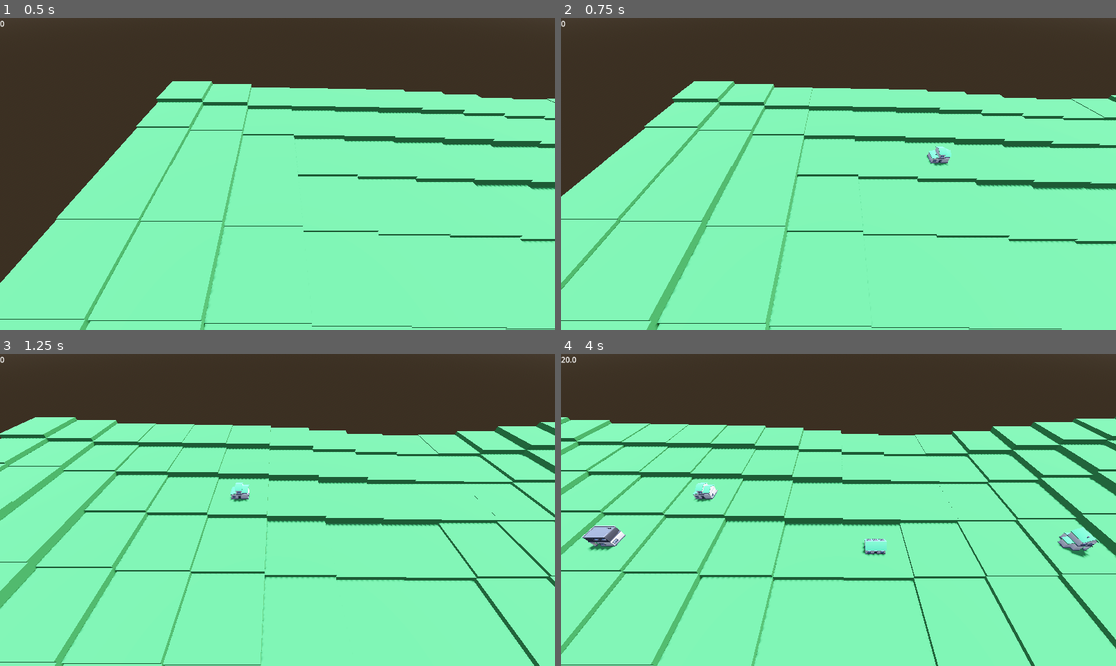
Above: before the commit, frames 1-4 (two rows, left to right).
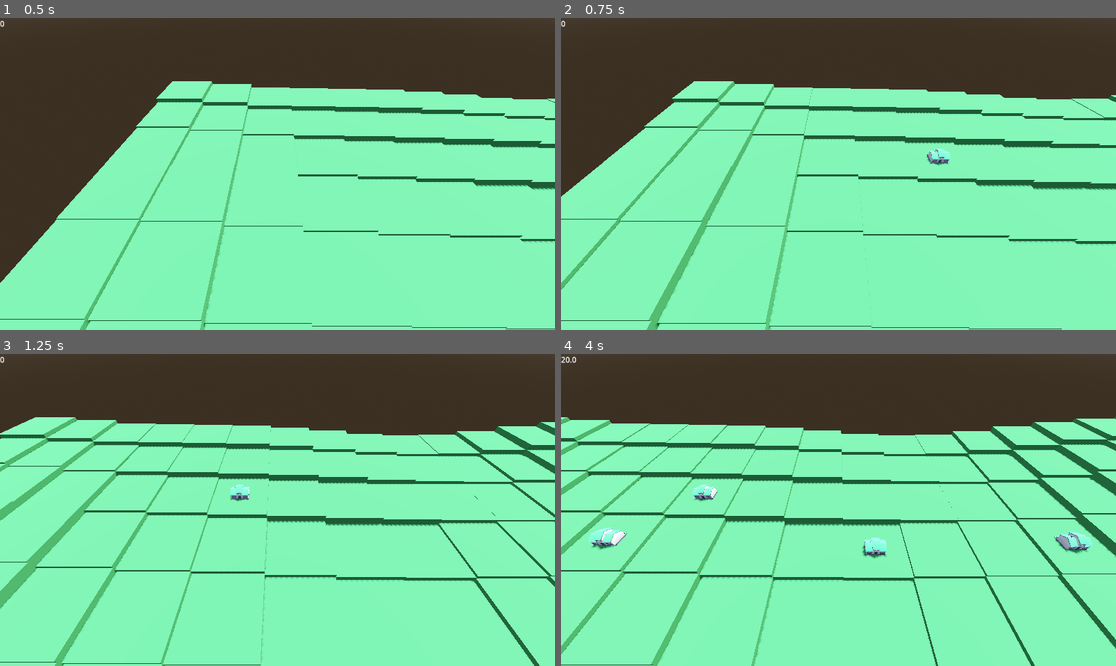
Above: after the commit, the same moments.

Repository: SnappyTheKing/Science-City-builder
Game: Godot game, scene res://Scenes/Game.tscn
Same seed, same stepped clock (60 frames per second), same inputs: the game is played once before the commit and once after it.
Inputs (mouse positions are in pixels of both pictures, inside the frame that each line leads up to):
- Up to frame 1 (0.5 s): no input
- Up to frame 2 (0.75 s): tap Enter at 0.5 s; move the mouse to (960, 158) at 0.52 s; hold D (right) from 0.53 s (still down); click (960, 158) at 0.67 s
- Up to frame 3 (1.25 s): keep holding D (right)
- Up to frame 4 (4 s): move the mouse to (727, 525) at 1.27 s; release D (right) at 1.28 s; hold S (backwards) 1.28-2.03 s; click (727, 525) at 1.42 s; move the mouse to (894, 441) at 2.02 s; hold D (right) 2.03-2.78 s; click (894, 441) at 2.17 s; move the mouse to (810, 572) at 2.77 s; hold W (forwards) 2.78-3.53 s; click (810, 572) at 2.92 s; move the mouse to (1005, 556) at 3.52 s; hold A (left) from 3.53 s (still down); click (1005, 556) at 3.67 s

Frame 1 is identical in both runs. In frame 2, 0.1% of the frame differs, in the area x 65-71%, y 41-48%; in frame 3, less than 0.1%; in frame 4, 0.9%, in the area x 3-97%, y 41-66%.

Commit message:
Made the buildings resources
Remember to apply Apartment code to the others

Diff:
--- a/science-game/Scenes/appartment.tscn
+++ b/science-game/Scenes/appartment.tscn
@@ -1,3 +1,19 @@
-[gd_scene format=3 uid="uid://dwqfatthj12n2"]
+[gd_scene load_steps=5 format=3 uid="uid://dwqfatthj12n2"]
+
+[ext_resource type="Script" uid="uid://in0dbq344utr" path="res://Scripts/Buildings/appartment.gd" id="1_tva5d"]
+[ext_resource type="PackedScene" uid="uid://crthncqnwhp3t" path="res://Assets/Comercial/building-j.glb" id="2_3mdwg"]
+[ext_resource type="Script" uid="uid://ip6wm6fhc5j2" path="res://Scripts/Resources/appartment_class.gd" id="2_qjh83"]
+
+[sub_resource type="Resource" id="Resource_7dvuk"]
+script = ExtResource("2_qjh83")
+mesh = ExtResource("2_3mdwg")
+metadata/_custom_type_script = "uid://ip6wm6fhc5j2"
 
 [node name="Appartment" type="Node3D"]
+script = ExtResource("1_tva5d")
+appartment_options = Array[ExtResource("2_qjh83")]([SubResource("Resource_7dvuk")])
+
+[node name="Money_Timer" type="Timer" parent="."]
+autostart = true
+
+[connection signal="timeout" from="Money_Timer" to="." method="_on_money_timer_timeout"]
--- /dev/null
+++ b/science-game/Scenes/comercial.tscn
@@ -0,0 +1,3 @@
+[gd_scene format=3 uid="uid://ben0mvhbxxlld"]
+
+[node name="Comercial" type="Node3D"]
--- a/science-game/Scenes/house.tscn
+++ b/science-game/Scenes/house.tscn
@@ -1,32 +1,17 @@
-[gd_scene load_steps=23 format=3 uid="uid://dc5i0ibmtq5ei"]
+[gd_scene load_steps=5 format=3 uid="uid://dc5i0ibmtq5ei"]
 
-[ext_resource type="Script" uid="uid://di1tkqgvslxjg" path="res://Scripts/house.gd" id="1_218mn"]
+[ext_resource type="Script" uid="uid://di1tkqgvslxjg" path="res://Scripts/Buildings/house.gd" id="1_218mn"]
+[ext_resource type="Script" uid="uid://dceowduh476bp" path="res://Scripts/Resources/house_class.gd" id="2_3jr7h"]
 [ext_resource type="PackedScene" uid="uid://jqxpr1dvby85" path="res://Assets/Residential/building-type-a.glb" id="2_cx658"]
-[ext_resource type="PackedScene" uid="uid://cn6iyfnf6g0sv" path="res://Assets/Residential/building-type-b.glb" id="3_g3br3"]
-[ext_resource type="PackedScene" uid="uid://j2dbytirifld" path="res://Assets/Residential/building-type-c.glb" id="4_rss08"]
-[ext_resource type="PackedScene" uid="uid://2xa3mckvfvgd" path="res://Assets/Residential/building-type-d.glb" id="5_lv2cm"]
-[ext_resource type="PackedScene" uid="uid://mgmwefgjsox1" path="res://Assets/Residential/building-type-e.glb" id="6_qabsv"]
-[ext_resource type="PackedScene" uid="uid://dpi1jaqh8sa54" path="res://Assets/Residential/building-type-f.glb" id="7_mukck"]
-[ext_resource type="PackedScene" uid="uid://cu0gii2wlxcjs" path="res://Assets/Residential/building-type-g.glb" id="8_ga0bc"]
-[ext_resource type="PackedScene" uid="uid://ct60ixh5otb1l" path="res://Assets/Residential/building-type-h.glb" id="9_wig7y"]
-[ext_resource type="PackedScene" uid="uid://bwgccuowyrqc1" path="res://Assets/Residential/building-type-i.glb" id="10_pxic7"]
-[ext_resource type="PackedScene" uid="uid://d1ro7w3jjodjk" path="res://Assets/Residential/building-type-j.glb" id="11_2s1ff"]
-[ext_resource type="PackedScene" uid="uid://dn7tajv70whwb" path="res://Assets/Residential/building-type-k.glb" id="12_llf5m"]
-[ext_resource type="PackedScene" uid="uid://ccdvayksjkqrl" path="res://Assets/Residential/building-type-l.glb" id="13_2khrr"]
-[ext_resource type="PackedScene" uid="uid://jmiwwpcd4bvg" path="res://Assets/Residential/building-type-m.glb" id="14_8l4j6"]
-[ext_resource type="PackedScene" uid="uid://mr31wyc7yllo" path="res://Assets/Residential/building-type-n.glb" id="15_5nq7v"]
-[ext_resource type="PackedScene" uid="uid://hpyl8318p0i2" path="res://Assets/Residential/building-type-o.glb" id="16_qm5wo"]
-[ext_resource type="PackedScene" uid="uid://dxmsnchdslxce" path="res://Assets/Residential/building-type-p.glb" id="17_u37cu"]
-[ext_resource type="PackedScene" uid="uid://b5gt4kdf8nked" path="res://Assets/Residential/building-type-q.glb" id="18_dm8pi"]
-[ext_resource type="PackedScene" uid="uid://cj5vqbmk3k5om" path="res://Assets/Residential/building-type-r.glb" id="19_qby8n"]
-[ext_resource type="PackedScene" uid="uid://b8lhbjjoipx00" path="res://Assets/Residential/building-type-s.glb" id="20_8wor2"]
-[ext_resource type="PackedScene" uid="uid://cs2b8ikfedpih" path="res://Assets/Residential/building-type-t.glb" id="21_625p0"]
-[ext_resource type="PackedScene" uid="uid://by3iyx634ef73" path="res://Assets/Residential/building-type-u.glb" id="22_kgs4k"]
+
+[sub_resource type="Resource" id="Resource_iqtyj"]
+script = ExtResource("2_3jr7h")
+mesh = ExtResource("2_cx658")
+metadata/_custom_type_script = "uid://dceowduh476bp"
 
 [node name="House" type="Node3D"]
 script = ExtResource("1_218mn")
-house_options = Array[PackedScene]([ExtResource("2_cx658"), ExtResource("3_g3br3"), ExtResource("4_rss08"), ExtResource("5_lv2cm"), ExtResource("6_qabsv"), ExtResource("7_mukck"), ExtResource("8_ga0bc"), ExtResource("9_wig7y"), ExtResource("10_pxic7"), ExtResource("11_2s1ff"), ExtResource("12_llf5m"), ExtResource("13_2khrr"), ExtResource("14_8l4j6"), ExtResource("15_5nq7v"), ExtResource("16_qm5wo"), ExtResource("17_u37cu"), ExtResource("18_dm8pi"), ExtResource("19_qby8n"), ExtResource("20_8wor2"), ExtResource("21_625p0"), ExtResource("22_kgs4k")])
-money = null
+house_options = Array[ExtResource("2_3jr7h")]([SubResource("Resource_iqtyj")])
 interval = 3.0
 
 [node name="Money_Timer" type="Timer" parent="."]
--- /dev/null
+++ b/science-game/Scripts/Buildings/appartment.gd
@@ -0,0 +1,13 @@
+extends Node3D
+
+@export var appartment_options: Array[Appartment]
+
+var selected
+
+func _ready() -> void:
+	selected = appartment_options[randi_range(0, len(appartment_options)-1)]
+	add_child(selected.mesh.instantiate())
+	$Money_Timer.wait_time = selected.interval
+
+func _on_money_timer_timeout() -> void:
+	Global.money += selected.income
--- /dev/null
+++ b/science-game/Scripts/Buildings/comercial.gd
@@ -0,0 +1,8 @@
+extends Node3D
+
+@export var comercial_options: Array[Comercial]
+@export var money: float = 5
+@export var interval: float = 5
+
+func _ready() -> void:
+	add_child(comercial_options[randi_range(0, len(comercial_options)-1)].instantiate())
--- /dev/null
+++ b/science-game/Scripts/Buildings/factory.gd
@@ -0,0 +1,8 @@
+extends Node3D
+
+@export var factory_options: Array[Factory]
+@export var money: float = 5
+@export var interval: float = 5
+
+func _ready() -> void:
+	add_child(factory_options[randi_range(0, len(factory_options)-1)].instantiate())
--- /dev/null
+++ b/science-game/Scripts/Buildings/house.gd
@@ -0,0 +1,13 @@
+extends Node3D
+
+@export var house_options: Array[House]
+
+var selected
+
+func _ready() -> void:
+	selected = house_options[randi_range(0, len(house_options)-1)]
+	add_child(selected.mesh.instantiate())
+	$Money_Timer.wait_time = selected.interval
+
+func _on_money_timer_timeout() -> void:
+	Global.money += selected.income
--- /dev/null
+++ b/science-game/Scripts/Buildings/park.gd
@@ -0,0 +1,8 @@
+extends Node3D
+
+@export var park_options: Array[Park]
+@export var money: float = 5
+@export var interval: float = 5
+
+func _ready() -> void:
+	add_child(park_options[randi_range(0, len(park_options)-1)].instantiate())
--- /dev/null
+++ b/science-game/Scripts/Resources/appartment_class.gd
@@ -0,0 +1,6 @@
+class_name Appartment
+extends Resource
+
+@export var mesh: PackedScene
+@export var income: float = 50
+@export var interval: float = 5
--- /dev/null
+++ b/science-game/Scripts/Resources/comercial_class.gd
@@ -0,0 +1,5 @@
+class_name Comercial
+extends Resource
+
+@export var mesh: PackedScene
+@export var efficiency: float = 5
--- /dev/null
+++ b/science-game/Scripts/Resources/factory_class.gd
@@ -0,0 +1,5 @@
+class_name Factory
+extends Resource
+
+@export var mesh: PackedScene
+@export var extra_time: float = 5
--- /dev/null
+++ b/science-game/Scripts/Resources/house_class.gd
@@ -0,0 +1,6 @@
+class_name House
+extends Resource
+
+@export var mesh: PackedScene
+@export var income: float = 5
+@export var interval: float = 3
--- /dev/null
+++ b/science-game/Scripts/Resources/park_class.gd
@@ -0,0 +1,5 @@
+class_name Park
+extends Resource
+
+@export var mesh: PackedScene
+@export var discount: float = 50
--- a/science-game/Scripts/house.gd
+++ /dev/null
@@ -1,12 +0,0 @@
-extends Node3D
-
-@export var house_options: Array[PackedScene]
-@export var money: float = 5
-@export var interval: float = 5
-
-func _ready() -> void:
-	add_child(house_options[randi_range(0, len(house_options)-1)].instantiate())
-	$Money_Timer.wait_time = interval
-
-func _on_money_timer_timeout() -> void:
-	Global.money += money
--- a/science-game/Scripts/tile.gd
+++ b/science-game/Scripts/tile.gd
@@ -1,7 +1,10 @@
 extends Node3D
 
-
 var house = preload("res://Scenes/house.tscn")
+var appartment = preload("res://Scenes/appartment.tscn")
+var factory = preload("res://Scenes/factory.tscn")
+var park = preload("res://Scenes/park.tscn")
+var comercial = preload("res://Scenes/comercial.tscn")
 
 func _ready() -> void:
 	pass
@@ -13,8 +16,11 @@
 			assign_type()
 
 func assign_type():
-	var h = house.instantiate()
+	var h
 
 	if($Building.get_child_count()):
 		$Building.get_child(0).queue_free()
+		h = appartment.instantiate()
+	else:
+		h = house.instantiate()
 	$Building.add_child(h)
Not shown, added: science-game/Scripts/Buildings/appartment.gd.uid
Not shown, added: science-game/Scripts/Buildings/comercial.gd.uid
Not shown, added: science-game/Scripts/Buildings/factory.gd.uid
Renamed: science-game/Scripts/house.gd.uid -> science-game/Scripts/Buildings/house.gd.uid
Not shown, added: science-game/Scripts/Buildings/park.gd.uid
Not shown, added: science-game/Scripts/Resources/appartment_class.gd.uid
Not shown, added: science-game/Scripts/Resources/comercial_class.gd.uid
Not shown, added: science-game/Scripts/Resources/factory_class.gd.uid
Not shown, added: science-game/Scripts/Resources/house_class.gd.uid
Not shown, added: science-game/Scripts/Resources/park_class.gd.uid
